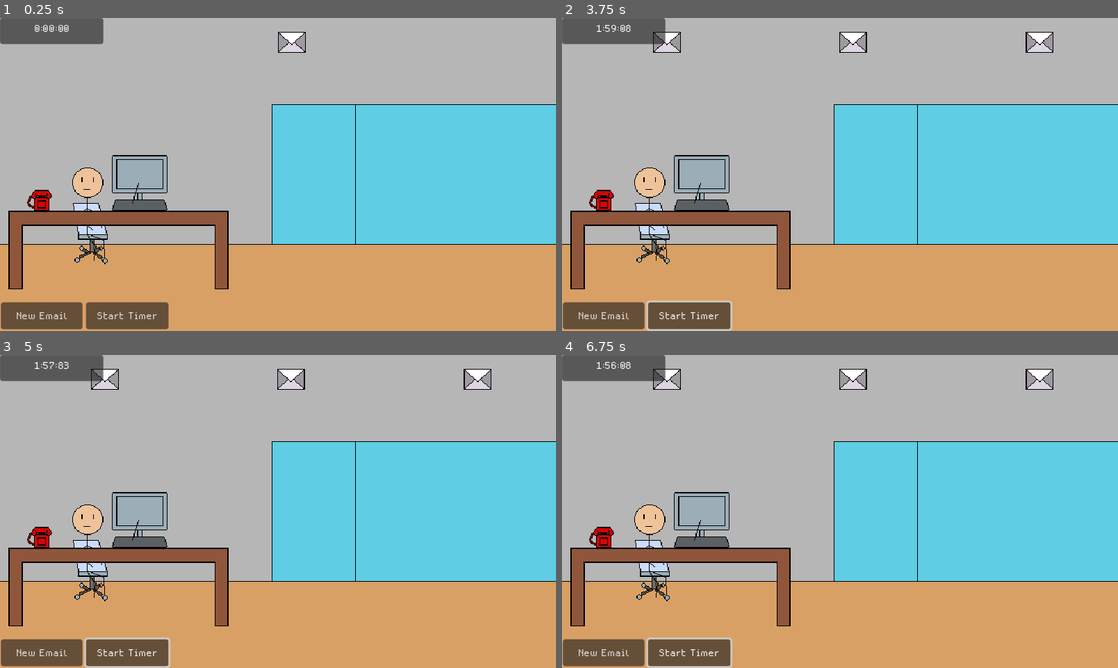
Above: before the commit, frames 1-4 (two rows, left to right).
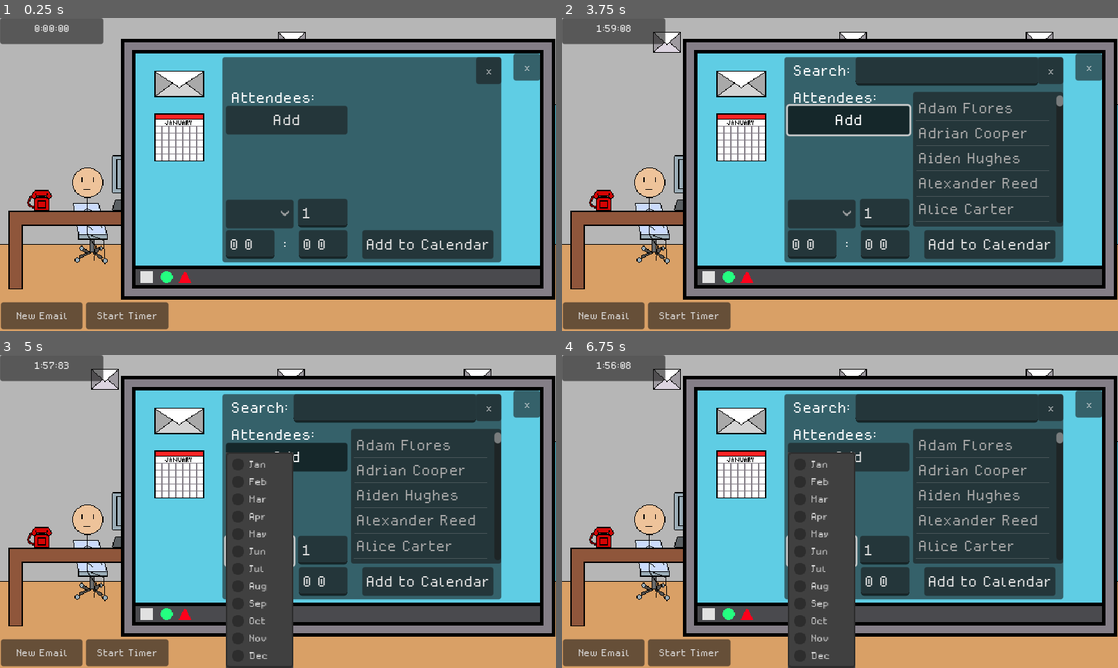
Above: after the commit, the same moments.

Repository: kelleralex04/Brackey-s-Game-Jam
Game: Godot game, scene res://Scenes/main.tscn
Two runs of this game, one before a commit and one after it. Both use one fixed random seed, a clock stepped at 60 frames per second and the inputs below.
Inputs (mouse positions are in pixels of both pictures, inside the frame that each line leads up to):
- Up to frame 1 (0.25 s): no input
- Up to frame 2 (3.75 s): click "New Email" at 0.5 s; click "New Email" at 1.25 s; click "Start Timer" at 2 s; click "Start Timer" at 2.75 s; click (851, 121) at 3.5 s, where only the run after the commit has a clickable "Add"
- Up to frame 3 (5 s): click (261, 552) at 4.27 s
- Up to frame 4 (6.75 s): click (990, 580) at 5 s, where only the run after the commit has a clickable "Add to Calendar"; click (851, 458) at 5.75 s, where only the run after the commit has a clickable "Add"; click (823, 552) at 6.52 s

The runs differ from the first frame. In frame 1, 62% of the frame differs, in the area x 21-100%, y 6-90%; in frame 2, 62%; in frame 3, 63%, in the area x 15-100%, y 6-100%; in frame 4, 63%.
Error after the commit: Out of bounds get index '0' (on base: 'Array') (res://Scenes/main.gd:439)

Commit message:
disable context menu on right click for spinboxes

Diff:
--- a/Scenes/main.gd
+++ b/Scenes/main.gd
@@ -200,9 +200,17 @@
 #Other tasks: order lunch, hand out lunch
 
 func _ready() -> void:
+	var line_edit = hour_picker.get_line_edit()
+	line_edit.context_menu_enabled = false
+	line_edit = minute_picker.get_line_edit()
+	line_edit.context_menu_enabled = false
+	line_edit = day_picker.get_line_edit()
+	line_edit.context_menu_enabled = false
+
 	#typing_speed = randf_range(0.05, 0.15)
 	typing_speed = 0.01
-	format_minutes(minute_picker.value)
+	format_time(minute_picker.value, minute_picker)
+	format_time(hour_picker.value, hour_picker)
 
 	cur_attendee_button = add_attendee_1
 	attendee_buttons = [add_attendee_1, add_attendee_2, add_attendee_3]
@@ -459,15 +467,21 @@
 		await typing_finished
 		call_typewriter(meeting_date_label, 'Time:\n' + meeting_queue[0][3] + ':' + meeting_queue[0][4])
 
-func format_minutes(value: int):
+func format_time(value: int, node: SpinBox):
 	var opt_zero: String = '0' if value < 10 else ''
-	minute_picker.prefix = opt_zero
+	node.prefix = opt_zero
 
 func _on_minute_picker_value_changed(value: float) -> void:
-	format_minutes(value)
+	format_time(value, minute_picker)
 
 func _on_minute_picker_focus_exited() -> void:
-	format_minutes(minute_picker.value)
+	format_time(minute_picker.value, minute_picker)
+
+func _on_hour_picker_value_changed(value: float) -> void:
+	format_time(value, hour_picker)
+
+func _on_hour_picker_focus_exited() -> void:
+	format_time(hour_picker.value, hour_picker)
 
 func _on_close_calendar_pressed() -> void:
 	icon_opened = false
--- a/Scenes/main.tscn
+++ b/Scenes/main.tscn
@@ -71,7 +71,6 @@
 layout_mode = 2
 
 [node name="Screen" type="TextureRect" parent="."]
-visible = false
 offset_left = 139.0
 offset_top = 24.0
 offset_right = 639.0
@@ -135,7 +134,6 @@
 horizontal_alignment = 1
 
 [node name="CalendarPanel" type="Panel" parent="Screen"]
-visible = false
 layout_mode = 0
 offset_left = 117.0
 offset_top = 21.0
@@ -259,6 +257,7 @@
 min_value = 1.0
 max_value = 31.0
 value = 1.0
+select_all_on_focus = true
 
 [node name="AddToCalendar" type="Button" parent="Screen/CalendarPanel"]
 layout_mode = 0
@@ -278,6 +277,7 @@
 theme = ExtResource("12_6qvw5")
 theme_override_icons/updown = SubResource("ViewportTexture_wxx47")
 max_value = 23.0
+select_all_on_focus = true
 
 [node name="MinutePicker" type="SpinBox" parent="Screen/CalendarPanel"]
 layout_mode = 0
@@ -288,6 +288,7 @@
 theme = ExtResource("12_6qvw5")
 theme_override_icons/updown = SubResource("ViewportTexture_wxx47")
 max_value = 59.0
+select_all_on_focus = true
 
 [node name="CloseCalendar" type="Button" parent="Screen/CalendarPanel"]
 layout_mode = 0
@@ -489,6 +490,8 @@
 [connection signal="pressed" from="Screen/CalendarPanel/AttendeesContainer/AddAttendee2" to="." method="_on_add_attendee_2_pressed"]
 [connection signal="pressed" from="Screen/CalendarPanel/AttendeesContainer/AddAttendee3" to="." method="_on_add_attendee_3_pressed"]
 [connection signal="pressed" from="Screen/CalendarPanel/AddToCalendar" to="." method="_on_add_to_calendar_pressed"]
+[connection signal="focus_exited" from="Screen/CalendarPanel/HourPicker" to="." method="_on_hour_picker_focus_exited"]
+[connection signal="value_changed" from="Screen/CalendarPanel/HourPicker" to="." method="_on_hour_picker_value_changed"]
 [connection signal="focus_exited" from="Screen/CalendarPanel/MinutePicker" to="." method="_on_minute_picker_focus_exited"]
 [connection signal="value_changed" from="Screen/CalendarPanel/MinutePicker" to="." method="_on_minute_picker_value_changed"]
 [connection signal="pressed" from="Screen/CalendarPanel/CloseCalendar" to="." method="_on_close_calendar_pressed"]
